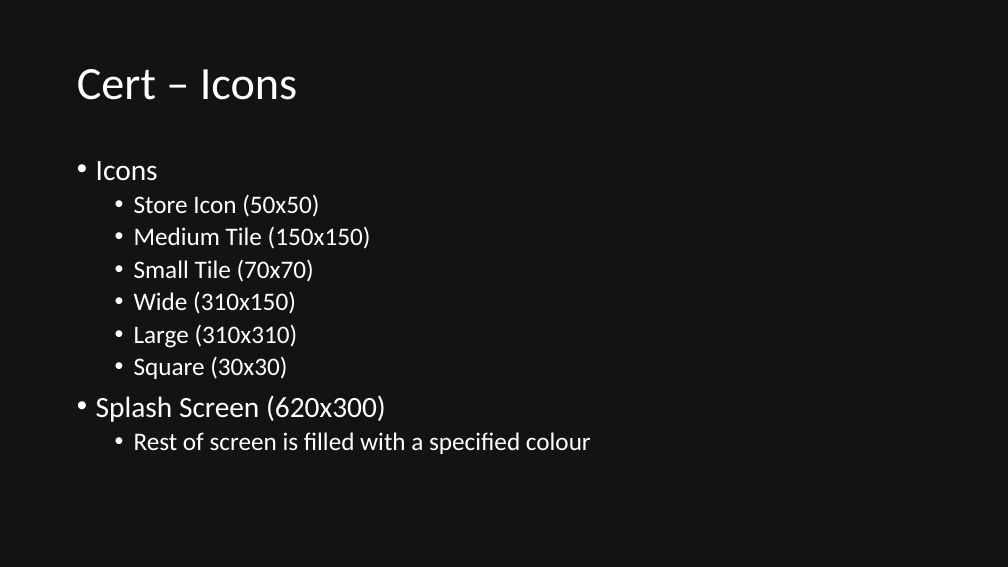
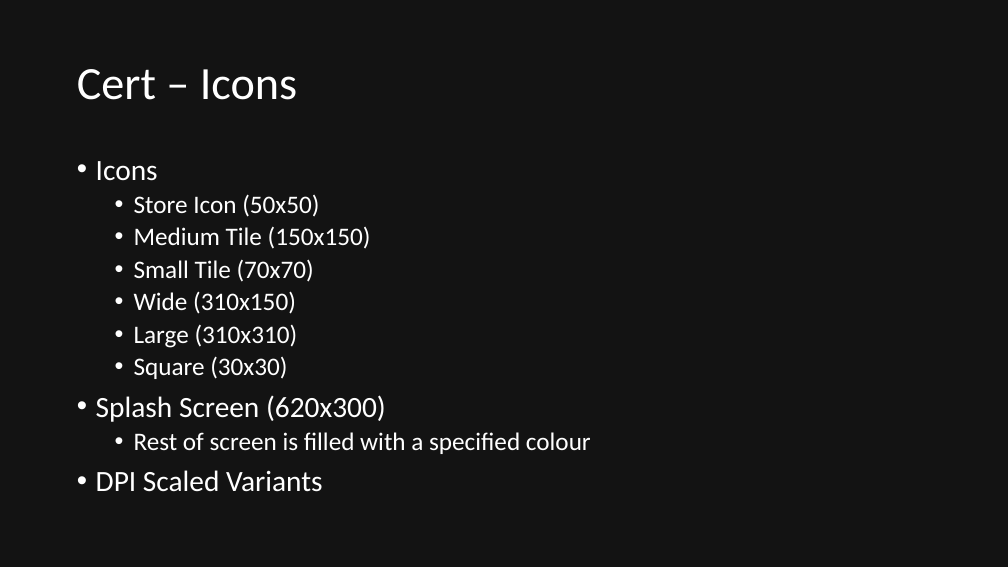
Before and after one commit to quandtm/UnitySTWorkshop, a slide deck: slide 39 of ST_Unity_101.pptx (slide 40 before the commit). Drawn at 1008x567 pixels with LibreOffice and Linux fonts; fonts in the diff are those of the drawing. Boxes give left, top, right and bottom in pixels: in the first picture for what was removed or moved away, otherwise in the second. Text is boxed around its words. In the diff, an @@ line names an element or a change of style, - is before the commit and + after.

```diff
--- a/ST_Unity_101.pptx
+++ b/ST_Unity_101.pptx
@@ text at (96,470,323,492): paragraph added @@
+• DPI Scaled Variants
```
Also in this commit, not shown: 1 slide removed, 6 other files.
